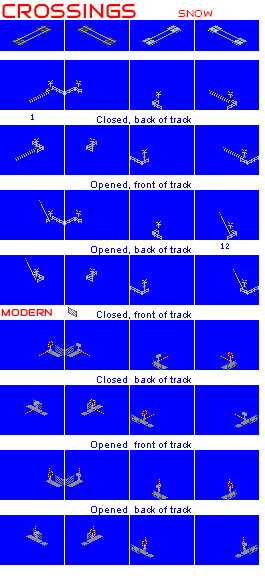
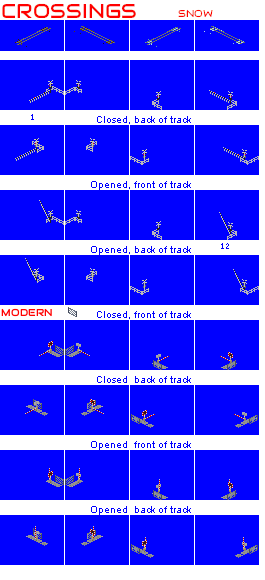
Layers edited between the first and the second (265, 580) image:
added layer "FEVE" above "ELRL" over [12, 25, 247, 47]
added layer "ELRL" above "RAIL" over [12, 25, 117, 47]
added layer "RAIL" above "RAVE" over [12, 25, 117, 47]
added layer "RAVE" above "08_crossings.png" over [12, 25, 247, 47]
painted on "08_crossings.png" over [12, 25, 247, 47]
